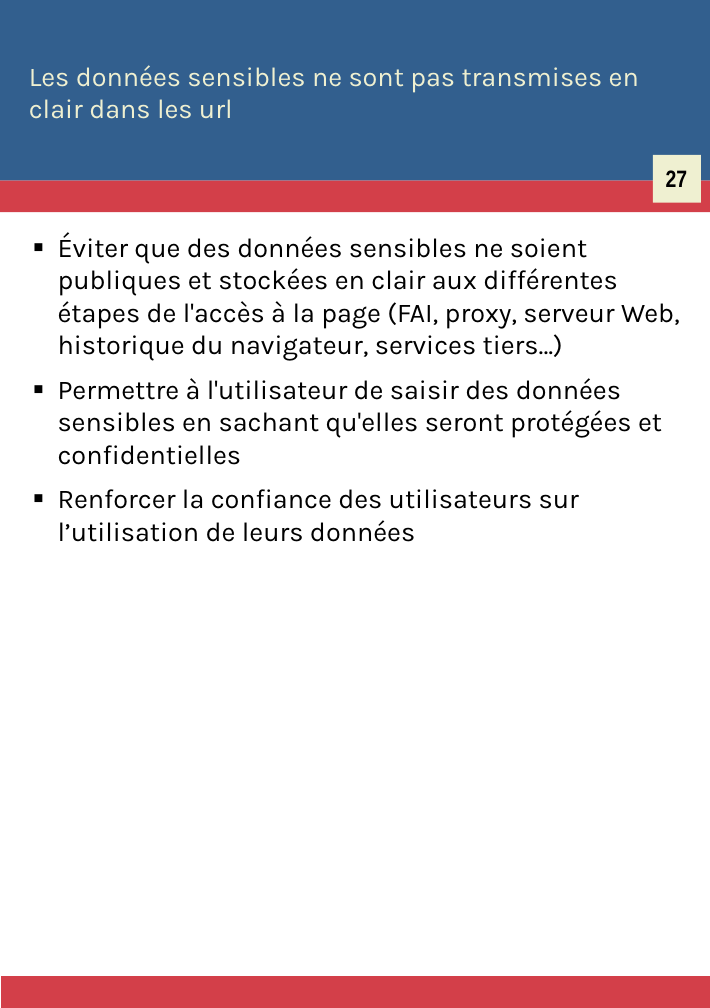
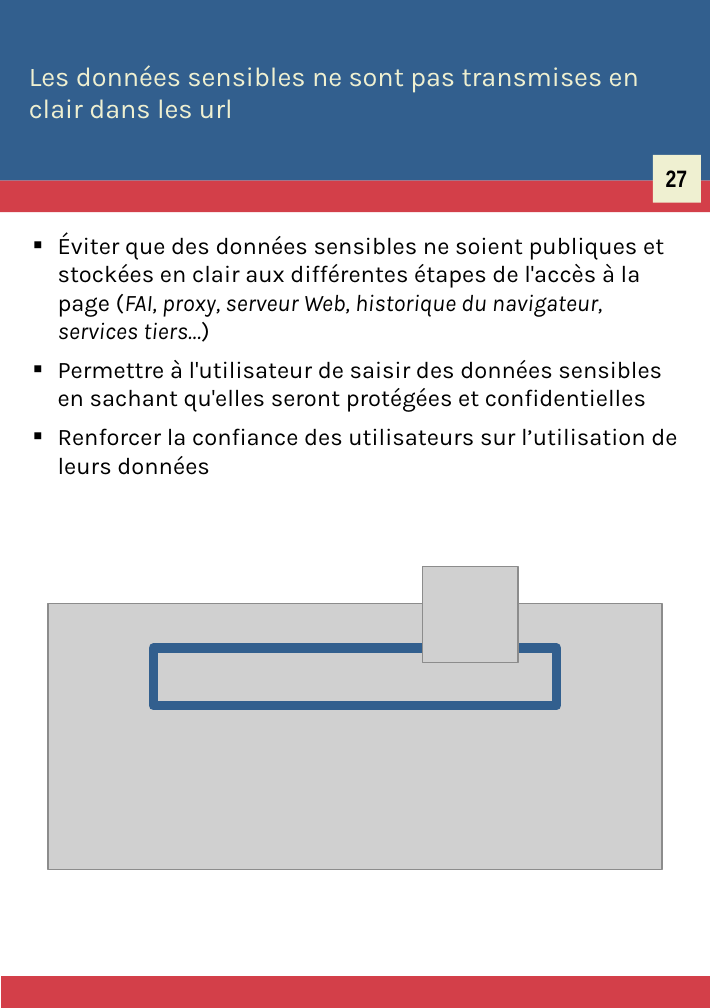
Before and after one commit to Zigazou/bonnes-pratiques-illustrees, a slide deck: slide 31 of bonnes-pratiques.odp. Drawn at 710x1008 pixels with LibreOffice and Linux fonts; fonts in the diff are those of the drawing; grey boxes stand for pictures. Boxes give left, top, right and bottom in pixels: in the first picture for what was removed or moved away, otherwise in the second. Text is boxed around its words. In the diff, an @@ line names an element or a change of style, - is before the commit and + after.

Commit message:
Toutes les BP sont prêtes pour un schéma

```diff
--- a/bonnes-pratiques.odp
+++ b/bonnes-pratiques.odp
@@ text "Éviter que des données sensibles ..." at bbox=[58, 233, 677, 475]: size 16 to 14 pt; italic on in "(FAI, proxy, serveur Web, historique du navigateur, ..." @@
@@ picture added at bbox=[421, 566, 518, 663] @@
@@ picture added at bbox=[47, 603, 661, 868] @@
@@ rectangle added at bbox=[153, 647, 557, 704], outline #325F8E 5.67 pt @@
```
Also in this commit, not shown: 60 other slides changed, 180 slides added, 1 slide removed, 14 other files.
